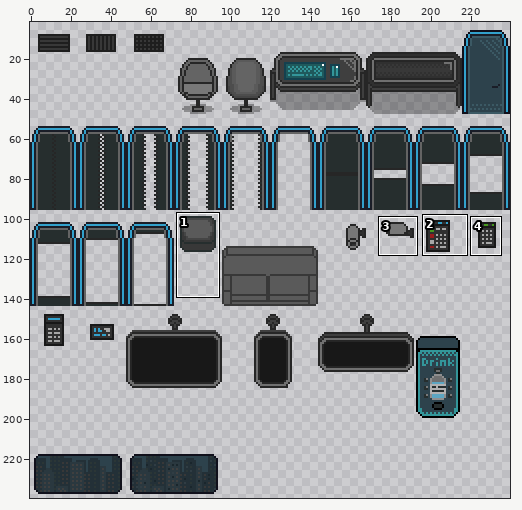
A sprite sheet gets an edit: art/corporation/Corporation Furnitures.png. Above, an overview of the earlier version with the close-up marked.
Close-up. First the earlier version:
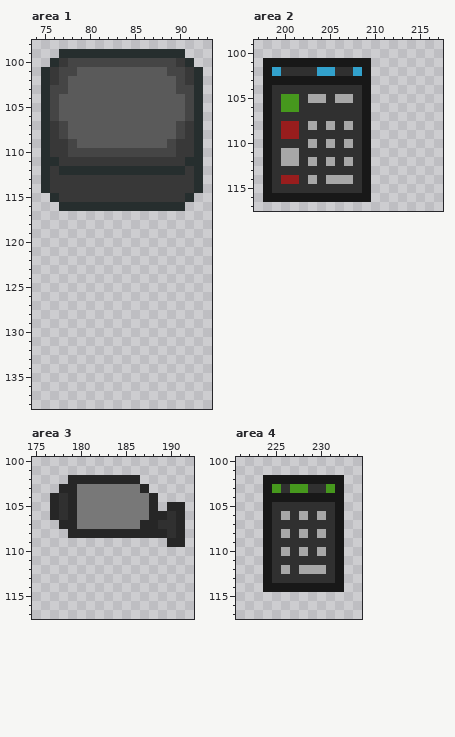
The file is 240x240 pixels. Colours within 5 levels of each other are drawn and written as one. Shown: area 1: x 74..93, y 98..138; area 2: x 197..217, y 99..117; area 3: x 175..192, y 100..117; area 4: x 221..234, y 100..117. The wide view leaves out empty margins. The commit also changed other parts of the picture, which this record leaves out.
And afterwards:
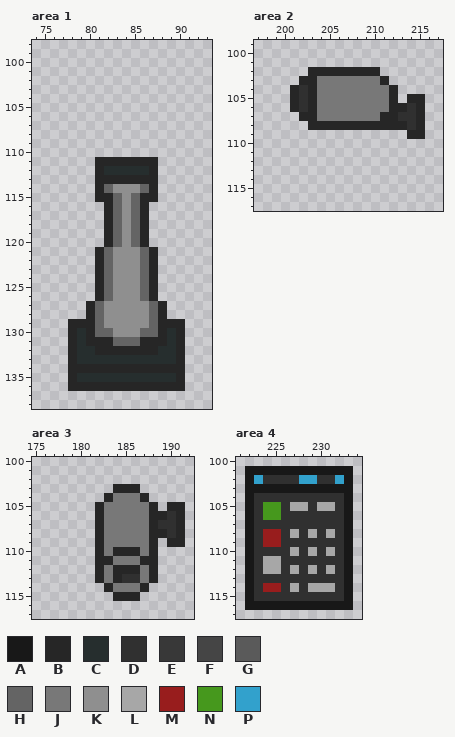
Palette (. is transparent): A #181818  B #262626  C #262e2e  D #303030  E #383838  F #454545  G #5a5a5a  H #646464  J #787878  K #8f8f8f  L #a7a7a7  M #981d1d  N #46981d  P #32a1cc
Edits made:
Area 1:
y 99: x 77..90 CCCCCCCCCCCCCC -> ..............
y 100: x 76..91 CEFFFFFFFFFFFFEC -> ................
y 101: x 75..92 CEFFGGGGGGGGGGFFEC -> ..................
y 102: x 75..92 CEFGGGGGGGGGGGGFEC -> ..................
y 103: x 75..92 CFFGGGGGGGGGGGGFFC -> ..................
y 104..106: x 75..92 CFGGGGGGGGGGGGGGFC -> ..................
y 107..108: x 75..92 CEFGGGGGGGGGGGGFEC -> ..................
y 109: x 75..92 CEEFGGGGGGGGGGFEEC -> ..................
y 110: x 75..92 CEEFFFFFFFFFFFFEEC -> ..................
y 111: x 75..92 CCEEEEEEEEEEEEEECC -> ......BBBBBBB.....
y 112: x 75..81 CECCCCC -> ......B; x 87..92 CCCCEC -> B.....
y 113: x 75..92 CEEEEEEEEEEEEEEEEC -> ......BBBBBBB.....
y 114: x 75..92 CEEEEEEEEEEEEEEEEC -> ......BHKKKHB.....
y 115: x 76..91 CEEEEEEEEEEEEEEC -> .....BBHKHBB....
y 116: x 77..90 CCCCCCCCCCCCCC -> .....BHKHB....
y 117..120: x 82..86 ..... -> BHKHB
y 121..126: x 81..87 ....... -> BHKKKHB
y 127..128: x 80..88 ......... -> BHKKKKKHB
y 129: x 78..90 ............. -> BBBHKKKKKHBBB
y 130: x 78..90 ............. -> BCBHHKKKHHBCB
y 131: x 78..90 ............. -> BCBBBHHHBBBCB
y 132: x 78..90 ............. -> BCCBBBBBBBCCB
y 133: x 78..90 ............. -> BCCCCCCCCCCCB
y 134: x 78..90 ............. -> BBBBBBBBBBBBB
y 135: x 78..90 ............. -> BCCCCCCCCCCCB
y 136: x 78..90 ............. -> BBBBBBBBBBBBB
Area 2:
y 101: x 198..209 AAAAAAAAAAAA -> ............
y 102: x 198..210 APDDDDPPDDPA. -> .....BBBBBBBB
y 103: x 198..211 AAAAAAAAAAAA.. -> ....BBJJJJJJJB
y 104: x 198..201 ADDD -> ...B; x 203..212 DDDDDDA... -> BJJJJJJJJB
y 105: x 198..201 ADNN -> ...B; x 203..212 LLDLLDA... -> BJJJJJJJJB; x 214..215 .. -> BB
y 106: x 198..201 ADNN -> ...B; x 203..215 DDDDDDA...... -> BJJJJJJJJBBDB
y 107: x 198..215 ADDDDDDDDDDA...... -> ....BBJJJJJJJBBDDB
y 108: x 198..215 ADMMDLDLDLDA...... -> .....BBBBBBBBBBBDB
y 109: x 198..209 ADMMDDDDDDDA -> ............; x 214..215 .. -> BB
y 110: x 198..209 ADDDDLDLDLDA -> ............
y 111: x 198..209 ADLLDDDDDDDA -> ............
y 112: x 198..209 ADLLDLDLDLDA -> ............
y 113: x 198..209 ADDDDDDDDDDA -> ............
y 114: x 198..209 ADMMDLDLLLDA -> ............
y 115: x 198..209 ADDDDDDDDDDA -> ............
y 116: x 198..209 AAAAAAAAAAAA -> ............
Area 3:
y 102: x 179..186 BBBBBBBB -> ........
y 103: x 178..187 BBJJJJJJJB -> ......BBB.
y 104: x 177..183 BDBJJJJ -> ......B; x 187..188 JB -> B.
y 105..106: x 177..182 BDBJJJ -> .....B
y 107: x 178..182 BBJJJ -> ....B; x 187 B -> J
y 108: x 179..181 BBB -> ...; x 183..187 BBBBB -> JJJJJ
y 109: x 182..188 ....... -> BJJJJJB
y 110: x 182..188 ....... -> BJBBBJB
y 111: x 182..188 ....... -> BBJJJBB
y 112: x 182..188 ....... -> BJBBBJB
y 113: x 182..188 ....... -> BJBDDJB
y 114: x 183..187 ..... -> BJJJB
y 115: x 184..186 ... -> BBB
Area 4:
y 101: x 222..233 ............ -> AAAAAAAAAAAA
y 102: x 222..233 ..AAAAAAAAA. -> APDDDDPPDDPA
y 103: x 222..223 .. -> AA; x 225..231 NDNNDDN -> AAAAAAA; x 233 . -> A
y 104: x 222..233 ..AAAAAAAAA. -> ADDDDDDDDDDA
y 105: x 222..225 ..AD -> ADNN; x 227..228 DD -> LL; x 230..233 DDA. -> LLDA
y 106: x 222..226 ..ADL -> ADNND; x 228 L -> D; x 230 L -> D; x 232..233 A. -> DA
y 107: x 222..224 ..A -> ADD; x 232..233 A. -> DA
y 108: x 222..233 ..ADLDLDLDA. -> ADMMDLDLDLDA
y 109: x 222..225 ..AD -> ADMM; x 232..233 A. -> DA
y 110: x 222..224 ..A -> ADD; x 226..233 LDLDLDA. -> DLDLDLDA
y 111: x 222..225 ..AD -> ADLL; x 232..233 A. -> DA
y 112: x 222..228 ..ADLDL -> ADLLDLD; x 230..233 LDA. -> DLDA
y 113: x 222..224 ..A -> ADD; x 232..233 A. -> DA
y 114: x 222..233 ..AAAAAAAAA. -> ADMMDLDLLLDA
y 115: x 222..233 ............ -> ADDDDDDDDDDA
y 116: x 222..233 ............ -> AAAAAAAAAAAA
Where, in picture pixels (left, top, right, bottom), the same in both close-ups:
changed: (41, 49, 203, 391)
changed: (263, 58, 425, 202)
changed: (50, 475, 158, 601)
changed: (245, 466, 353, 610)
